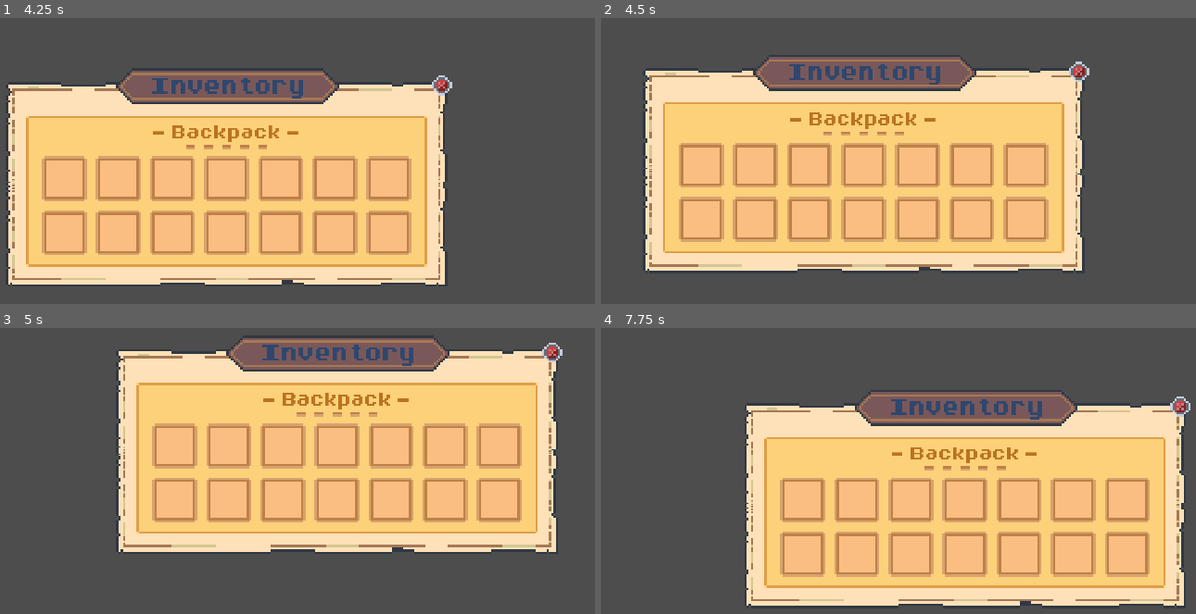
Above: before the commit, frames 1-4 (two rows, left to right).
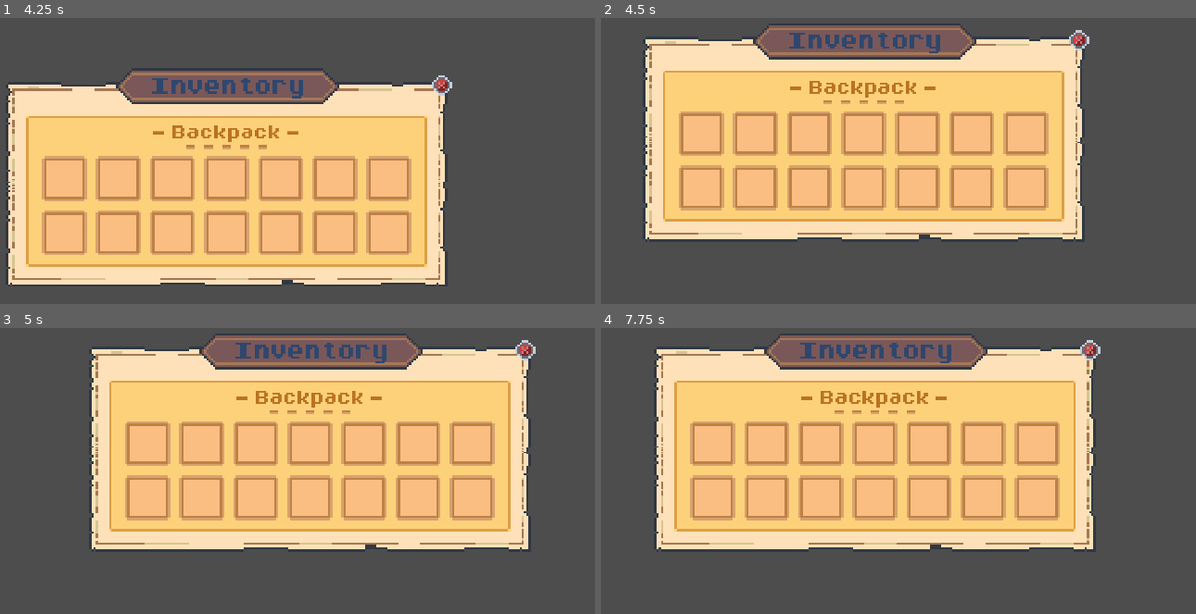
Above: after the commit, the same moments.

Repository: kawaiibats/tacobat
Game: Godot game, scene res://components/inventory/inventory_player_old.tscn
Same seed, same stepped clock (60 frames per second), same inputs: the game is played once before the commit and once after it. This scene is started directly instead of the project's main scene.
Inputs (mouse positions are in pixels of both pictures, inside the frame that each line leads up to):
- Up to frame 1 (4.25 s): tap Enter at 0.5, 2, 3.5 s; drag from (226, 183) to (309, 66) at 0.52 s; tap Space at 1.25, 2.75 s; drag from (83, 181) to (196, 243) at 1.27 s; move the mouse to (309, 66) at 2.02 s; press the mouse at (309, 66) at 2.03 s; hold D (right) 2.03-2.75 s; tap F (interact) at 2.1 s; release the mouse at (309, 66) at 2.75 s; drag from (196, 243) to (11, 98) at 2.77 s; move the mouse to (458, 221) at 3.52 s; press the mouse at (458, 221) at 3.53 s; hold A (left) from 3.53 s (still down)
- Up to frame 2 (4.5 s): release A (left) at 4.25 s; release the mouse at (1059, 221) at 4.25 s; tap Space at 4.25 s; drag from (612, 98) to (725, 55) at 4.27 s
- Up to frame 3 (5 s): no input
- Up to frame 4 (7.75 s): move the mouse to (874, 471) at 5.02 s; press the mouse at (874, 471) at 5.03 s; hold S (down) 5.03-5.75 s; tap F (interact) at 5.1 s; release the mouse at (874, 471) at 5.75 s; drag from (725, 365) to (684, 491) at 5.77 s; move the mouse to (999, 448) at 6.52 s; press the mouse at (999, 448) at 6.53 s; hold W (up) 6.53-7.25 s; release the mouse at (999, 448) at 7.25 s; drag from (684, 491) to (797, 553) at 7.27 s

Frame 1 is identical in both runs. In frame 2, 40% of the frame differs, in the area x 7-83%, y 1-90%; in frame 3, 29%; in frame 4, 66%, in the area x 8-100%, y 1-99%.

Commit message:
dragging adjustments

Diff:
--- a/scenes/master.tscn
+++ b/scenes/master.tscn
@@ -72,8 +72,11 @@
 
 [node name="hotbar" parent="ui/ui_container/windows" instance=ExtResource("7_raxsw")]
 layout_mode = 1
-offset_left = -78.2
-offset_right = 105.8
+anchors_preset = -1
+anchor_left = 0.512
+anchor_right = 0.512
+offset_left = -92.024
+offset_right = 91.976
 scale = Vector2(0.85, 0.85)
 pivot_offset = Vector2(92, 0)
 hotbarSize = 7
--- a/ui/draggable_control.gd
+++ b/ui/draggable_control.gd
@@ -1,23 +1,21 @@
 class_name Draggable_Control extends Scale_Control
 
-@export var x_safe_zone : int = 50
-@export var y_safe_zone : int = 50
+@export var x_safe_zone : int = 100
+@export var y_safe_zone : int = 75
 
-var screen_size : Vector2
 var dragging : bool = false
 var offset : Vector2
 
 
-
 func _ready():
-	gui_input.connect(self._on_gui_input)
-	screen_size = DisplayServer.window_get_size()
+	get_viewport().size_changed.connect(self._on_size_changed)
 
 
 
-func _process( delta ):
-	if dragging:
-		set_pos( get_viewport().get_mouse_position() - offset )
+
+func _input( event ):
+	if event is InputEventMouseMotion and dragging:
+		set_pos( event.position - offset )
 
 
 
@@ -33,31 +31,32 @@
 	var scaled_size = size * scale
 
 
-	screen_size = DisplayServer.window_get_size()
+	var screen_size : Vector2 = DisplayServer.window_get_size()
+
+	pos.x = clamp( pos.x, -size.x + x_safe_zone, (screen_size.x / 4) - x_safe_zone )
+	pos.y = clamp( pos.y, -size.y + y_safe_zone, (screen_size.y / 4) - y_safe_zone )
+	position = pos
+
+	print("size: ", size)
+	print("scale: ", scale)
 
 
-	pos.x = clamp( pos.x, -scaled_size.x + x_safe_zone, (screen_size.x / 4.6) - x_safe_zone)
-	pos.y = clamp( pos.y, -scaled_size.y + y_safe_zone, (screen_size.y / 4) - y_safe_zone)
-	position = pos
-
-
-	print ("size: ", size)
+	print ("scaled_size: ", scaled_size)
 	print("SET POSITION TO: ", position)
 	print("SCREEN_SIZE: ", screen_size)
 
 
-func _on_gui_input( event : InputEvent ):
-	#print(" on gui input !")
+func _gui_input( event : InputEvent ):
 
-	if !dragging and event.is_action_pressed( "primaryClick" ):
-		print("dragging clicked!")
+	if event.is_action_pressed( "primaryClick" ):
+		print(" start drag! ")
 		var mouse_pos = get_viewport().get_mouse_position()
 		offset = mouse_pos - position
-		dragging = true
-		get_viewport().set_input_as_handled()
-		print("position:", position)
-		print("offset: ", offset)
+		dragging = event.is_action_pressed( "primaryClick" )
 
 	if dragging and event.is_action_released( "primaryClick" ):
-		dragging = false
-		get_viewport().set_input_as_handled()
+		dragging = event.is_action_pressed( "primaryClick" )
+
+
+func _on_size_changed():
+	set_pos( position )
